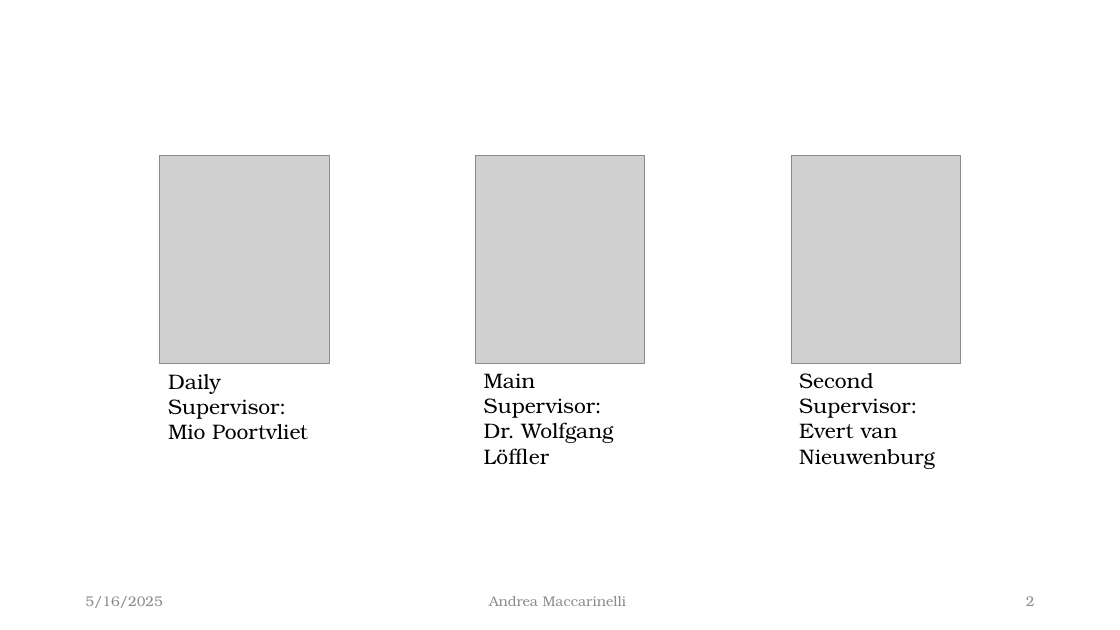
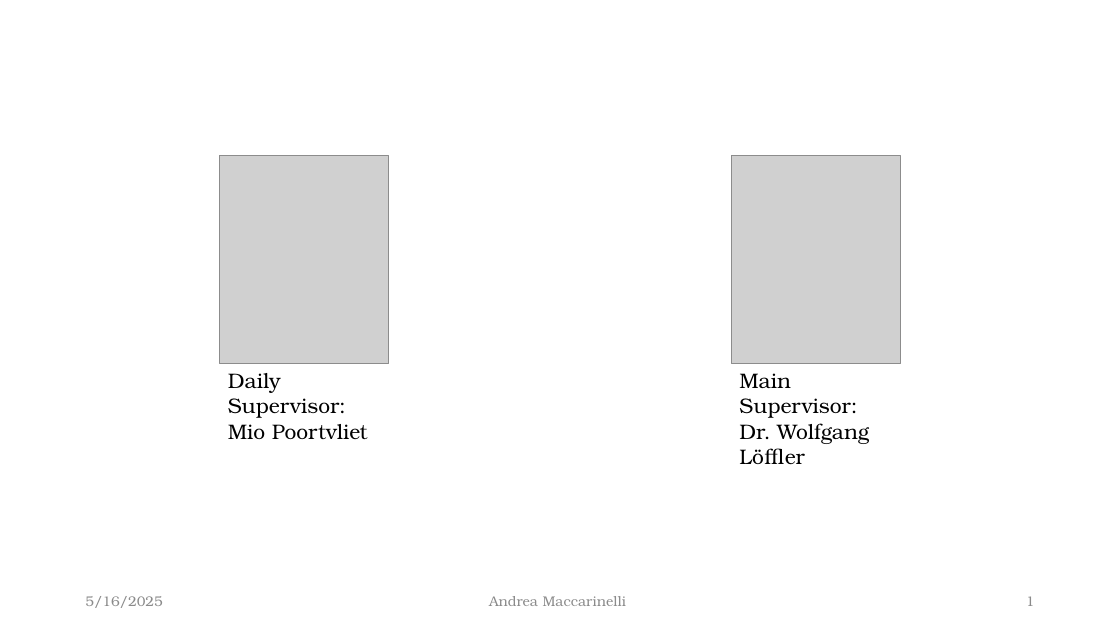
Before and after one commit to McMysterio23/MSc-Project, a slide deck: slide 1 of Midterm_Presentation/The effect of temporal jitter on single photon_v01_WL.pptx (slide 2 before the commit). Drawn at 1120x630 pixels with LibreOffice and Linux fonts; fonts in the diff are those of the drawing; grey boxes stand for pictures. Boxes give left, top, right and bottom in pixels: in the first picture for what was removed or moved away, otherwise in the second. Text is boxed around its words. In the diff, an @@ line names an element or a change of style, - is before the commit and + after.

```diff
--- a/Midterm_Presentation/The effect of temporal jitter on single photon_v01_WL.pptx
+++ b/Midterm_Presentation/The effect of temporal jitter on single photon_v01_WL.pptx
@@ picture: place and size @@
-picture at <box>160,156,329,365</box>
+picture at <box>219,155,388,364</box>
@@ picture: place and size @@
-picture at <box>476,155,644,364</box>
+picture at <box>731,155,900,364</box>
@@ picture removed at <box>791,155,960,364</box> @@
@@ text "Daily Supervisor:": place and size @@
-text "Daily Supervisor:" at <box>168,374,308,440</box>
+text "Daily Supervisor:" at <box>228,373,368,439</box>
@@ text "Main Supervisor: Dr. Wolfgang Löffler": place and size @@
-text "Main Supervisor: Dr. Wolfgang Löffler" at <box>484,373,613,464</box>
+text "Main Supervisor: Dr. Wolfgang Löffler" at <box>739,373,869,464</box>
@@ text removed at <box>799,373,935,469</box> @@
-Second Supervisor:
-Evert van Nieuwenburg
@@ page number at <box>1026,596,1035,606</box>: text changed @@
-2
+1
```
Also in this commit, not shown: 10 other slides changed, 1 slide removed.
